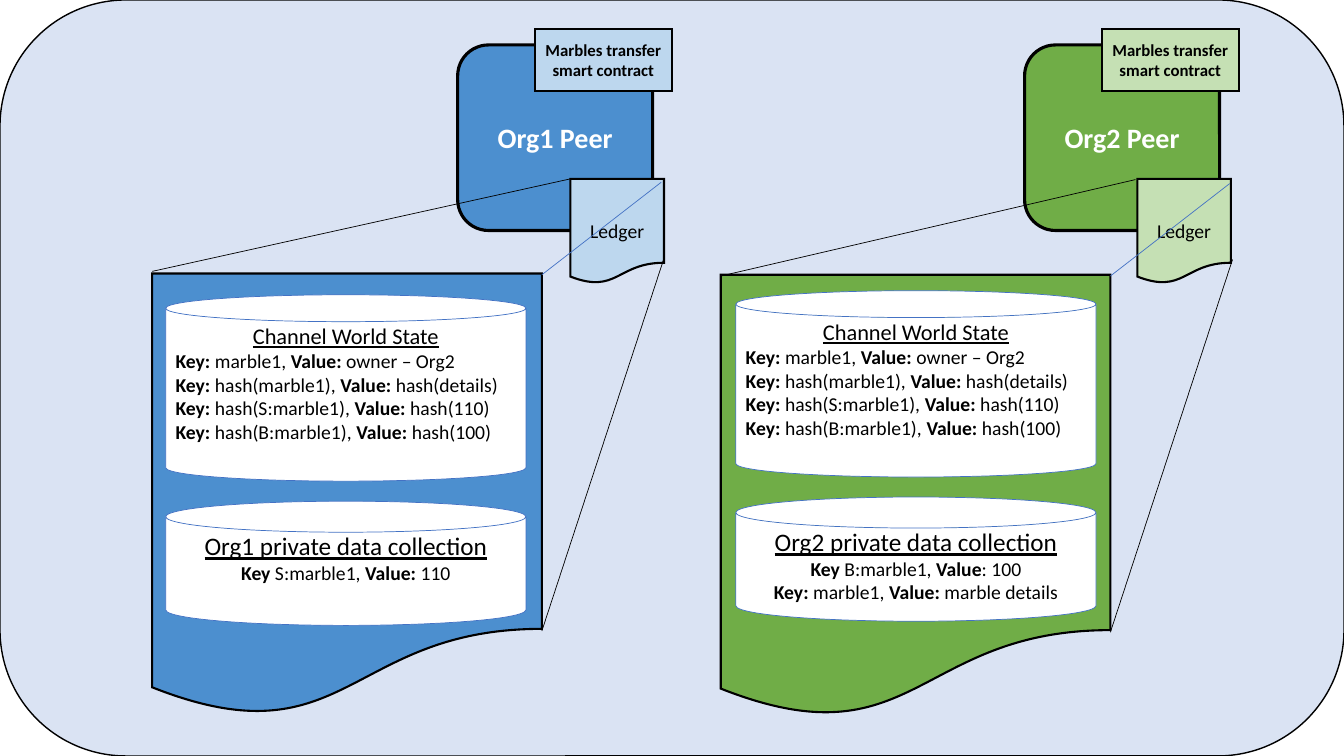
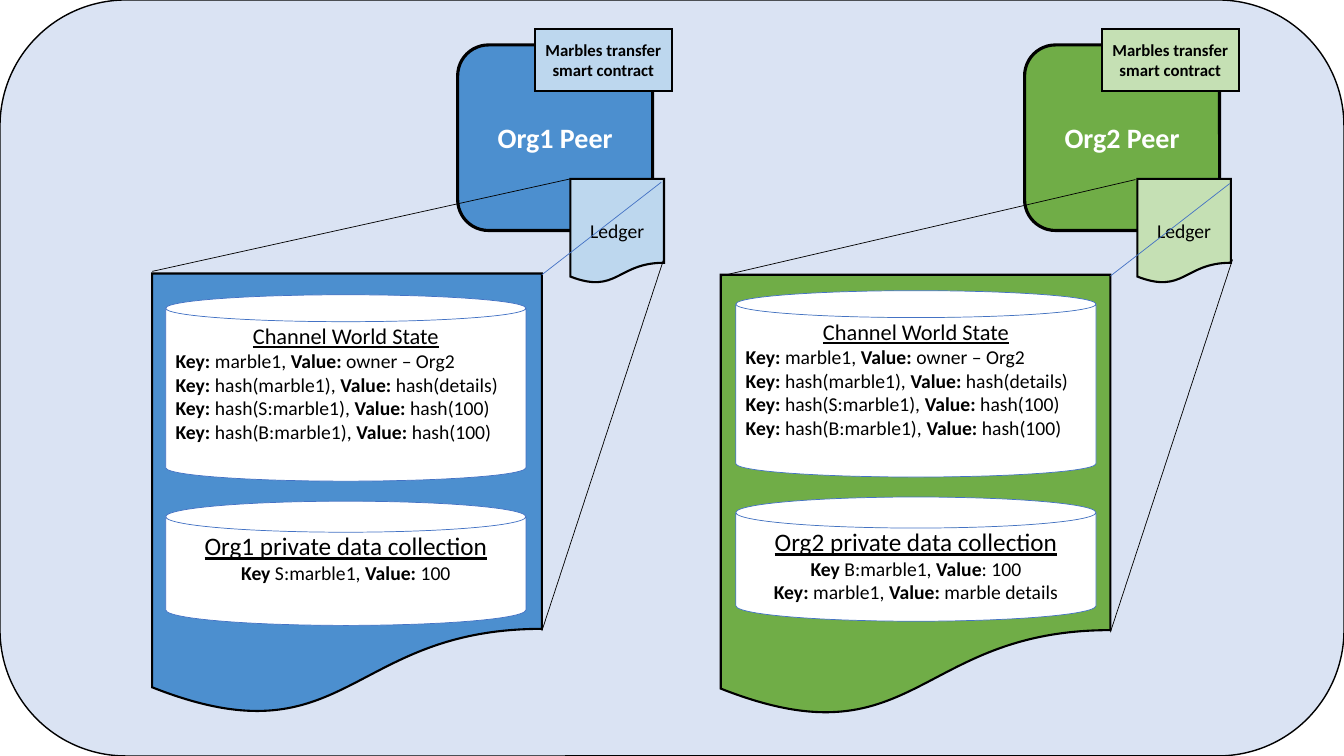
Before and after one commit to WTY-code/fabric-samples, a slide deck: slide 3 of chaincode/marbles_transfer/images/transfer_marbles_images.pptx. Drawn at 1344x756 pixels with LibreOffice and Linux fonts; fonts in the diff are those of the drawing. Boxes give left, top, right and bottom in pixels: in the first picture for what was removed or moved away, otherwise in the second. Text is boxed around its words. In the diff, an @@ line names an element or a change of style, - is before the commit and + after.

```diff
--- a/chaincode/marbles_transfer/images/transfer_marbles_images.pptx
+++ b/chaincode/marbles_transfer/images/transfer_marbles_images.pptx
@@ text in cylinder at (176, 401, 489, 418): text changed @@
-Key: hash(S:marble1), Value: hash(110)
+Key: hash(S:marble1), Value: hash(100)
@@ text in cylinder at (746, 397, 1059, 414): text changed @@
-Key: hash(S:marble1), Value: hash(110)
+Key: hash(S:marble1), Value: hash(100)
@@ text in cylinder at (241, 566, 451, 583): text changed @@
-Key S:marble1, Value: 110
+Key S:marble1, Value: 100
```
Also in this commit, not shown: 1 other file.
